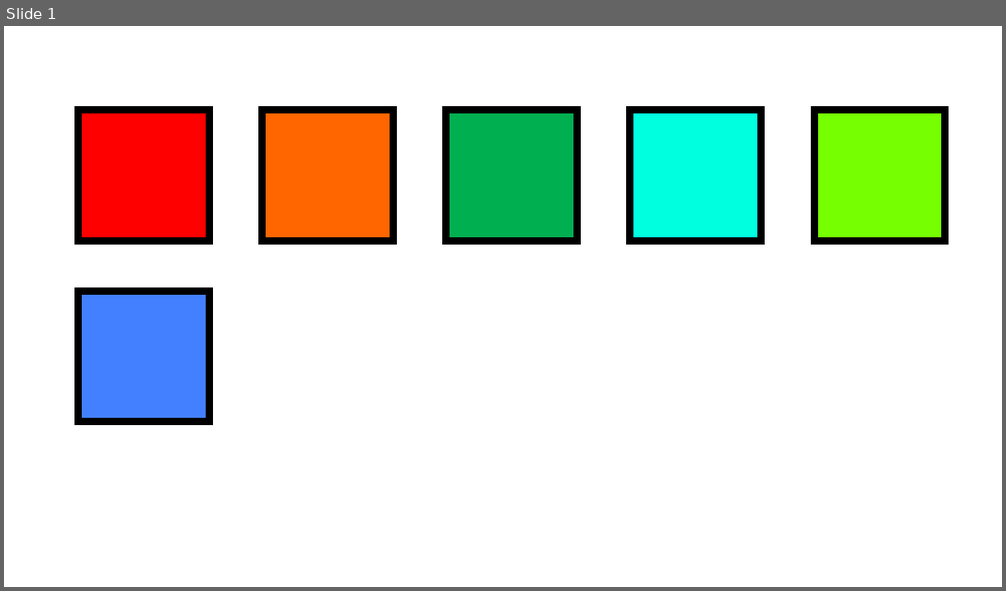
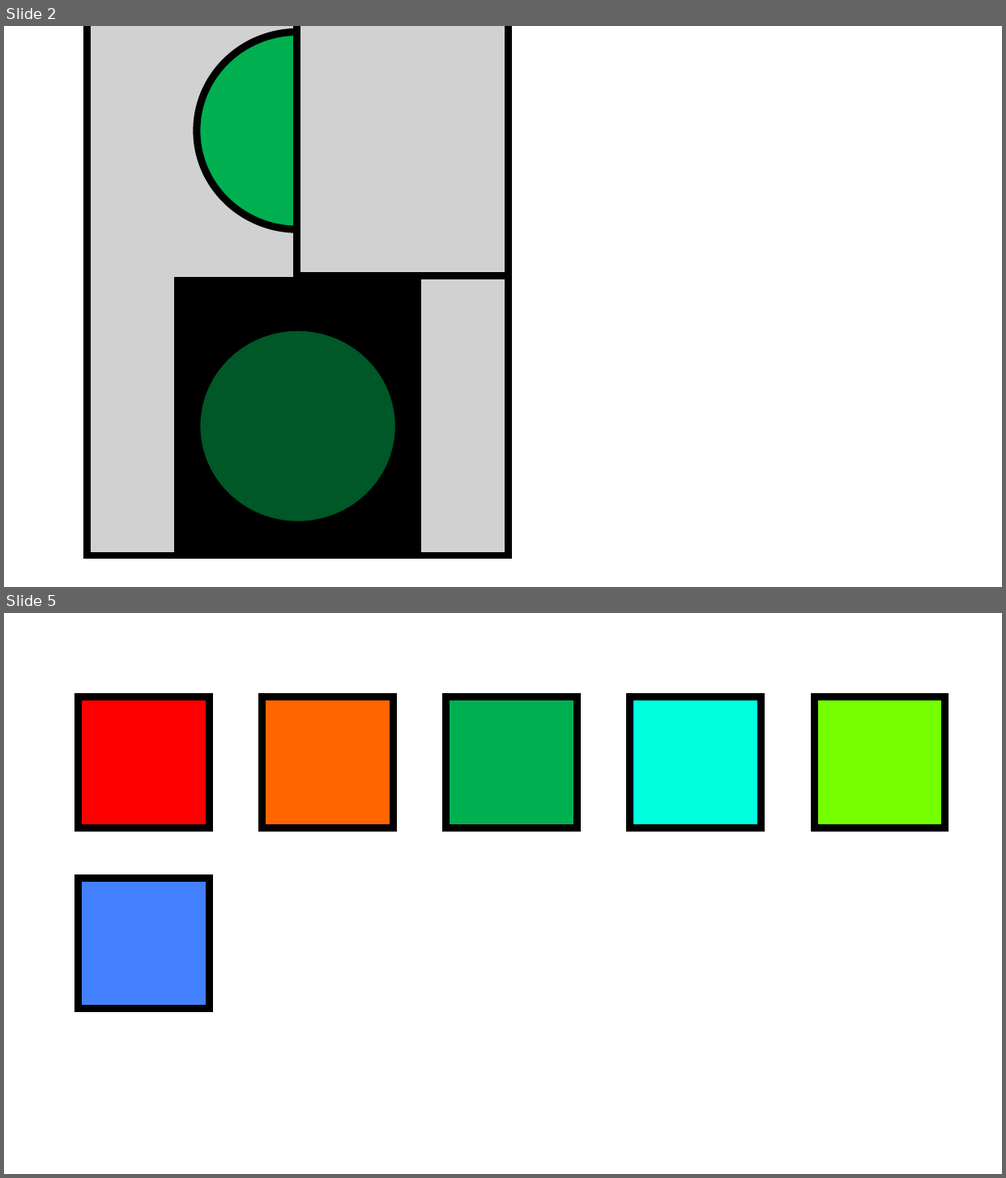
Before and after one commit to JoqTheJJ/IC-8048-Simulador_Virus, a slide deck: Documentacion/Sprites o imagenes/Sprites.pptx. Shown one above the other, each under a label of ours: slide 1 before the commit, slides 2 and 5 after it; the slides between them are not shown. The pictures are 1006x591 and 1006x1178 pixels, drawn with LibreOffice and Linux fonts; fonts in the diff are those of the drawing. Boxes give left, top, right and bottom in pixels: in the first picture for what was removed or moved away, otherwise in the second. Text is boxed around its words. In the diff, an @@ line names an element or a change of style, - is before the commit and + after.

```diff
--- a/Documentacion/Sprites o imagenes/Sprites.pptx
+++ b/Documentacion/Sprites o imagenes/Sprites.pptx
@@ slide 2 added at <box>4,26,1002,587</box>, background #FFFFFF @@
@@ rectangle added at <box>87,26,509,556</box>, fill #D1D1D1, outline #000000 7 pt @@
@@ ellipse added at <box>197,32,398,229</box>, fill #00B050, outline #000000 7 pt @@
@@ rectangle added at <box>297,26,509,276</box>, fill #D1D1D1, outline #000000 7 pt @@
@@ rectangle added at <box>177,281,418,554</box>, fill #000000, outline #000000 7 pt @@
@@ rectangle added at <box>177,281,418,554</box>, fill #000000 at 50% opacity, outline #000000 7 pt @@
@@ ellipse added at <box>197,327,398,525</box>, fill #00B050, outline #000000 7 pt @@
@@ what was slide 1 is now slide 5 @@
```
Also in this commit, not shown: 3 other slides added, 6 other files.
